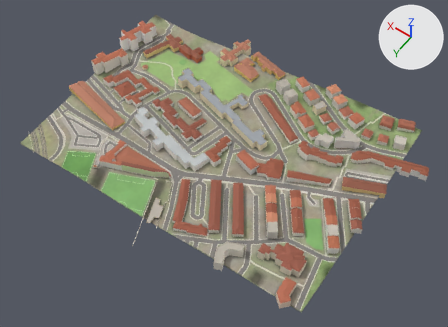
Renders of the glTF model public/tiles/monsanto/t_3_5.glb from each side of a commit.
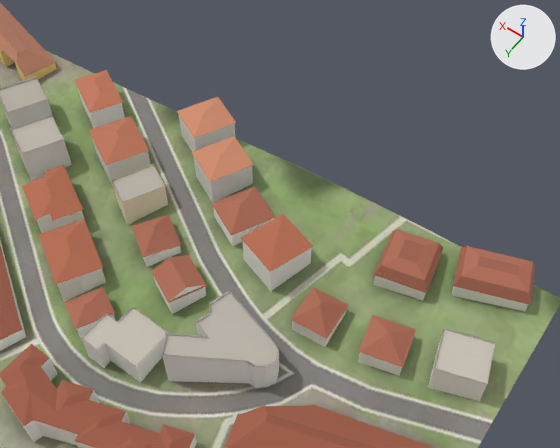
Each version is shown whole from a camera (50 mm lens) standing at (-8070.0, 4564.0, 832.0) and looking at (-7742.0, 4105.0, 111.0), then close up from a camera (50 mm lens) standing at (-7963.0, 4079.0, 366.0) and looking at (-7870.0, 3949.0, 162.0). Lighting does not change. The marker at upper right points along +X, +Y and +Z. The first two pictures are the older version. Where no turn or scale is listed for an object, it has been applied to the vertices. Vertices at exactly the same position are counted once.

The older version as bpy lines, for what is in view:
```python
me_buildings = bpy.data.meshes.new('buildings')
me_buildings.from_pydata(...)  # 4034 vertices, 5034 faces; spans x -276.0..276.0, y -202.0..202.0, z -31.0..31.0
me_buildings.materials.append(mat_buildings)
me_terrain = bpy.data.meshes.new('terrain')
me_terrain.from_pydata(...)  # 2896 vertices, 5582 faces; spans x -250.0..250.0, y -165.0..165.0, z -28.0..28.0
me_terrain.materials.append(mat_ground)  # picture img_ground
ob_buildings = bpy.data.objects.new('buildings', me_buildings)
ob_buildings.location = (-7723.2, 4089.2, 130.8)
ob_terrain = bpy.data.objects.new('terrain', me_terrain)
ob_terrain.location = (-7708.5, 4080.8, 124.5)
```
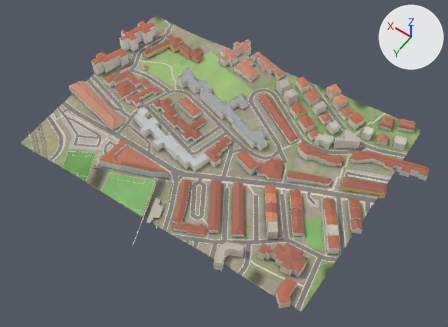
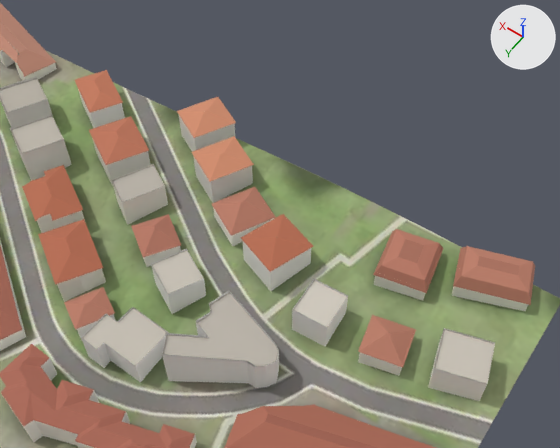
Diff of the bpy script that builds the scene:
```diff
--- a/public/tiles/monsanto/t_3_5.glb.py
+++ b/public/tiles/monsanto/t_3_5.glb.py
@@ me_buildings @@
 # used by ob_buildings; location = (-7723.2, 4089.2, 130.8)
-me_buildings.from_pydata(...)  # 4034 vertices, 5034 faces; spans x -276.0..276.0, y -202.0..202.0, z -31.0..31.0
+me_buildings.from_pydata(...)  # 3974 vertices, 4983 faces; spans x -276.0..276.0, y -202.0..202.0, z -31.0..31.0
+# me_buildings part 1: the loose piece of 12 vertices spanning x -181.0..-166.0, y -133.0..-118.0, z 20.0 is deleted
+# me_buildings part 2: the loose piece of 12 vertices spanning x -136.0..-116.0, y -120.0..-101.0, z 17.0 is deleted
+# me_buildings part 3
+# 52 vertices are removed from x -180.0..-117.0, y -133.0..-102.0, z 7.0..25.0
+# 71 faces are deleted
+# 8 vertices are added at x -180.0..-117.0, y -133.0..-102.0, z 21.0..25.0
+# 8 new vertices lie (0.0, 0.0, 14.0) away from vertices in x -180.0..-117.0, y -133.0..-102.0, z 7.0..12.0
+# 36 new faces join them
 me_buildings.materials.append(mat_buildings)
```

Boxes (x1, y1, x2, y2) around the edits, measured in the close-ups (560 x 448 px):
part 1 of me_buildings, deleted: before (290, 287, 349, 339)
part 2 of me_buildings, deleted: before (151, 255, 207, 303)
part 3 of me_buildings, built on: before (153, 255, 347, 346); after (151, 249, 348, 346)
